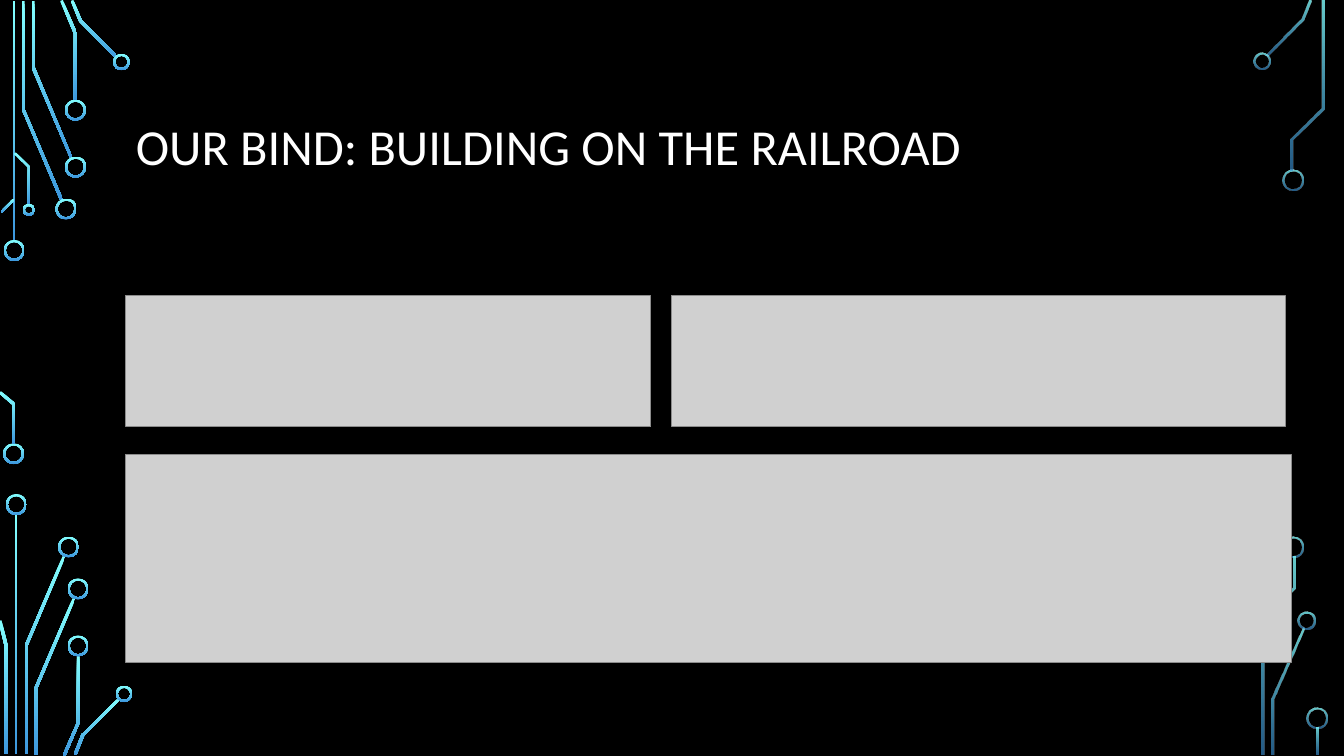
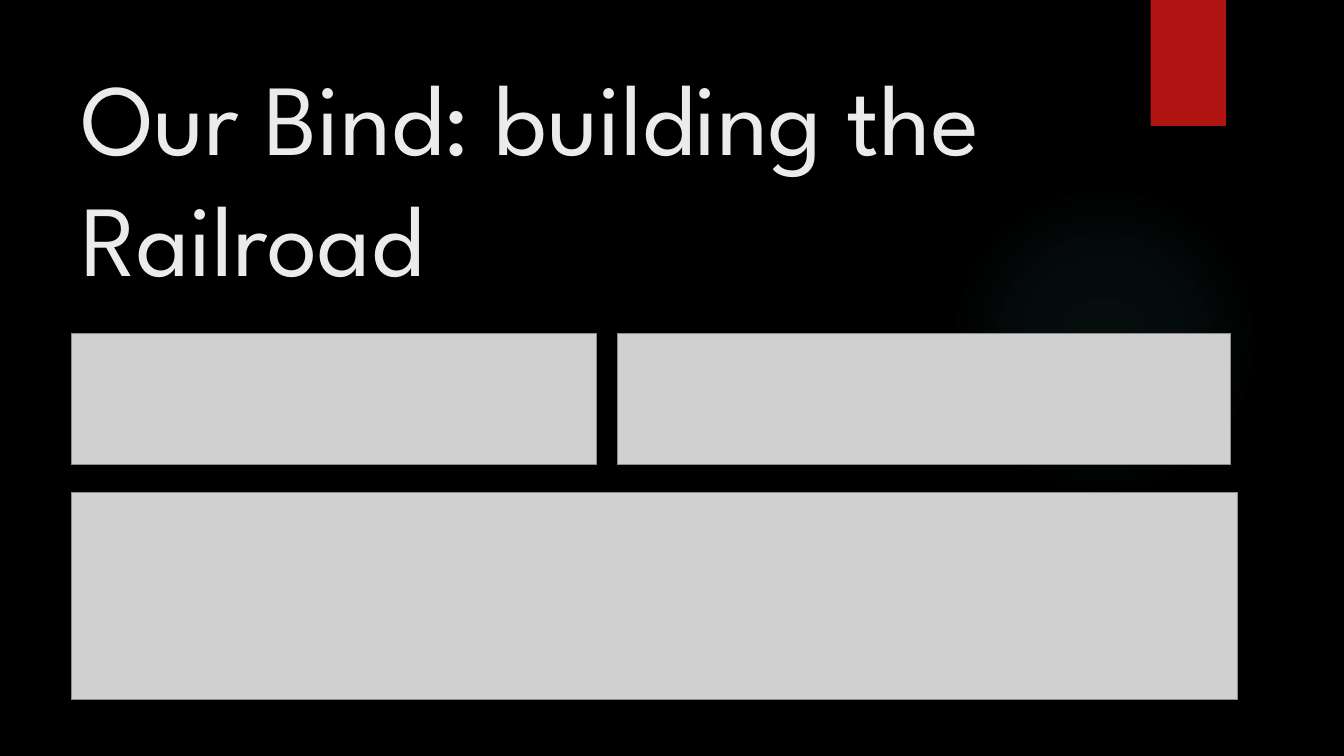
Before and after one commit to daleardi/roptalk, a slide deck: slide 20 of Monadic Error Handling Final.pptx. Drawn at 1344x756 pixels with LibreOffice and Linux fonts; fonts in the diff are those of the drawing; grey boxes stand for pictures; background and template pictures are left out. Boxes give left, top, right and bottom in pixels: in the first picture for what was removed or moved away, otherwise in the second. Text is boxed around its words. In the diff, an @@ line names an element or a change of style, - is before the commit and + after.

Commit message:
changed font size

```diff
--- a/Monadic Error Handling Final.pptx
+++ b/Monadic Error Handling Final.pptx
@@ rectangle added at bbox=[1150, 0, 1226, 126], fill #B01513 @@
@@ title "Our Bind: building the Railroad" at bbox=[81, 85, 979, 278]: vertical alignment middle to top @@
@@ title at bbox=[81, 85, 979, 278]: text changed; size 36 to 72 pt; font Calibri to League Spartan; text colour #FFFFFF to #EBEBEB @@
-OUR BIND: BUILDING ON THE RAILROAD
+Our Bind: building the Railroad
@@ ellipse added at bbox=[949, 185, 1259, 495], fill gradient #50B9C1 @@
@@ picture: place and size @@
-picture at bbox=[126, 295, 651, 426]
+picture at bbox=[72, 334, 597, 465]
@@ picture: place and size @@
-picture at bbox=[671, 295, 1285, 426]
+picture at bbox=[617, 334, 1230, 465]
@@ picture: place and size @@
-picture at bbox=[126, 455, 1293, 662]
+picture at bbox=[72, 492, 1238, 700]
@@ group removed at bbox=[0, 0, 1328, 756]: 33 freeform shapes, 3 rectangles @@
```
Also in this commit, not shown: 40 other slides changed.
